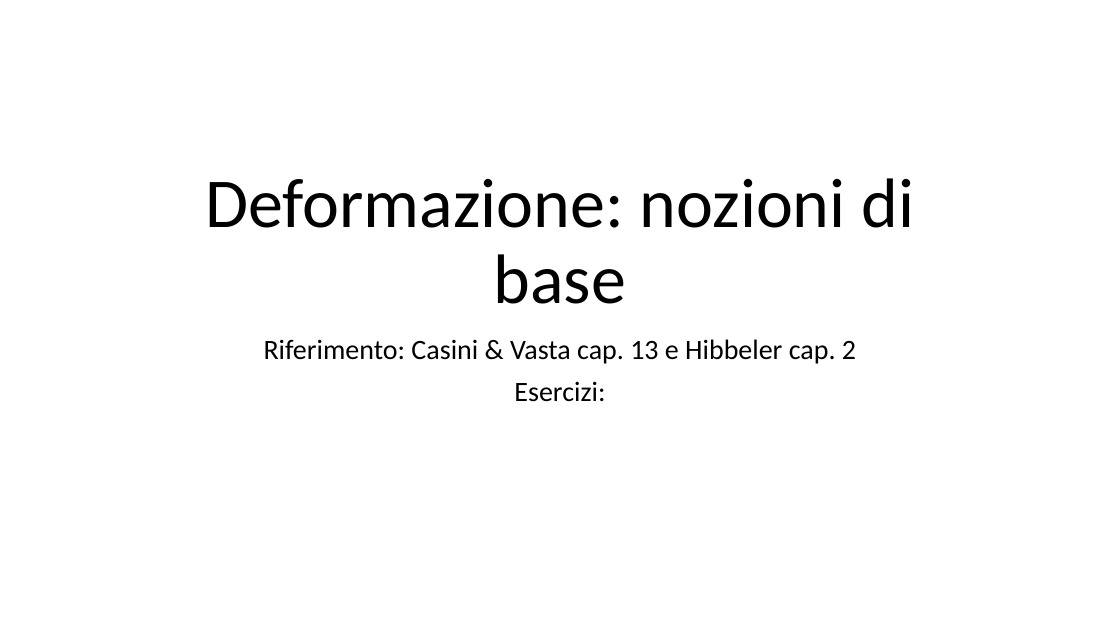
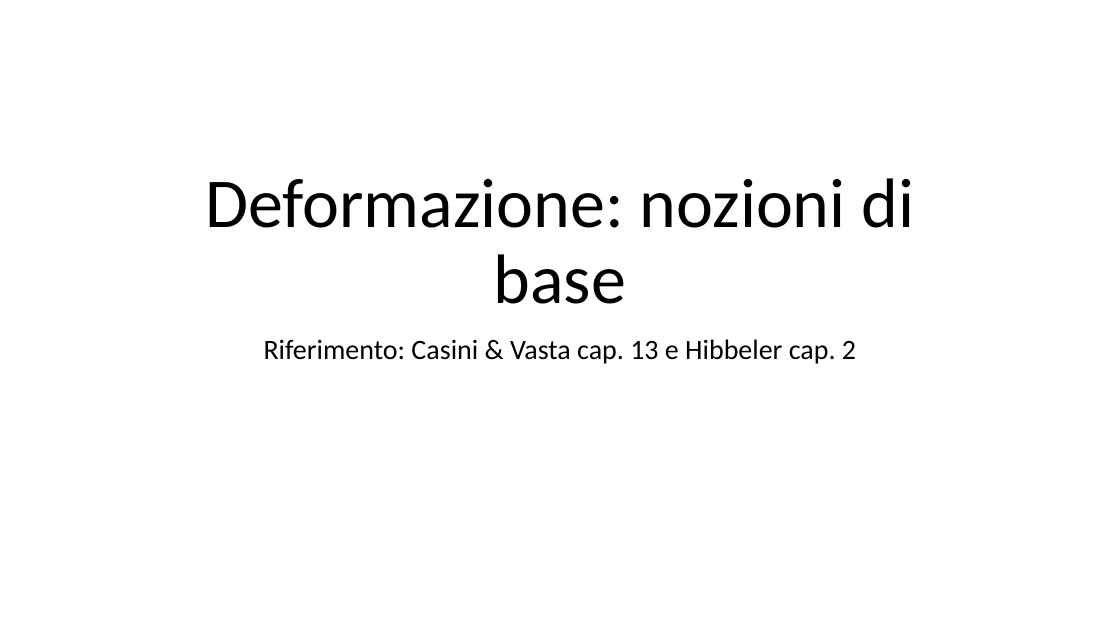
Before and after one commit to giuseppetomassetti/SdC, a slide deck: slide 1 of lezioni/deformazione.pptx. Drawn at 1120x630 pixels with LibreOffice and Linux fonts; fonts in the diff are those of the drawing. Boxes give left, top, right and bottom in pixels: in the first picture for what was removed or moved away, otherwise in the second. Text is boxed around its words. In the diff, an @@ line names an element or a change of style, - is before the commit and + after.

```diff
--- a/lezioni/deformazione.pptx
+++ b/lezioni/deformazione.pptx
@@ subtitle at [514,381,605,402]: paragraph removed @@
-Esercizi:
```
Also in this commit, not shown: 1 other slide changed, 10 other files.
